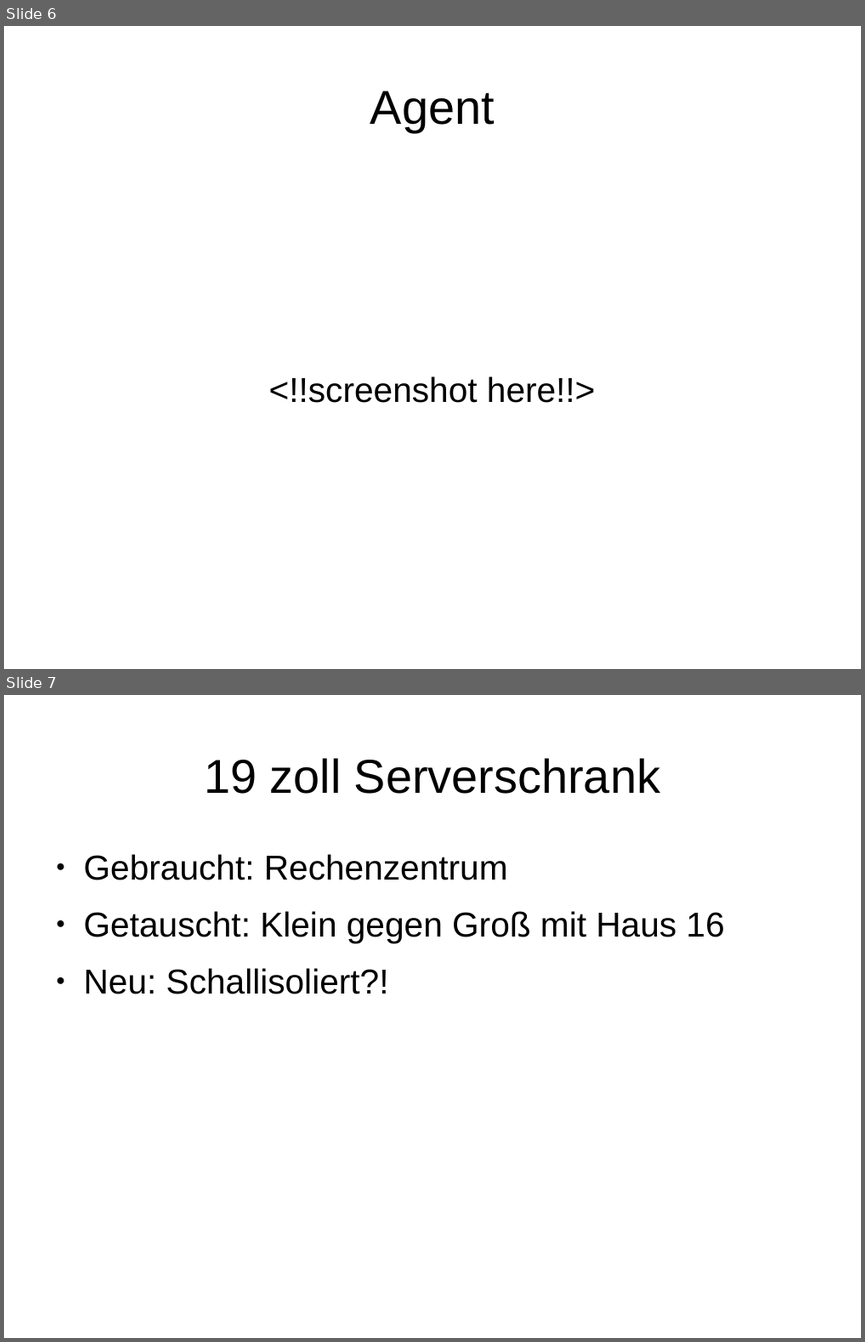
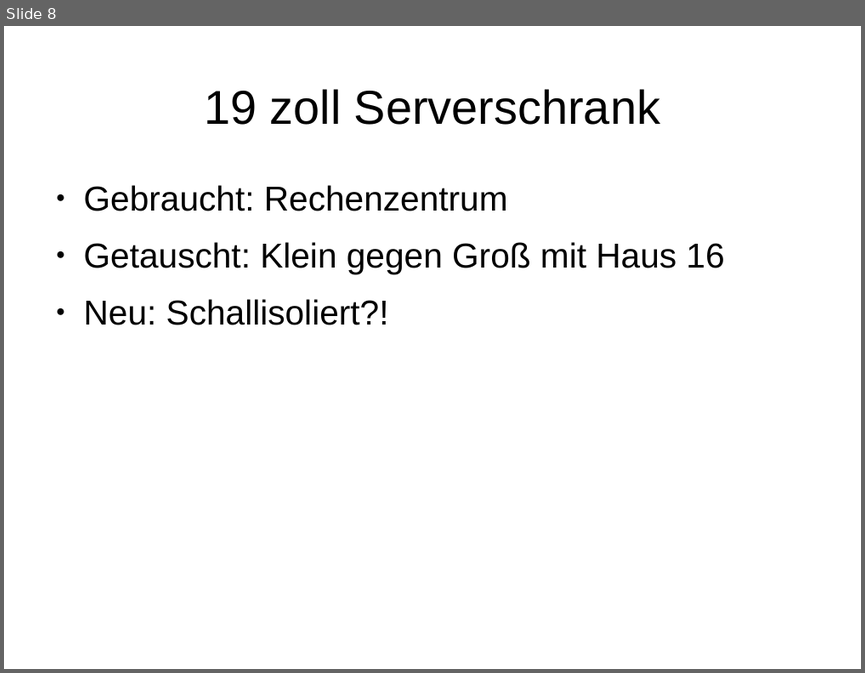
Before and after one commit to benf/trashbin, a slide deck: labor/presentation.odp. Shown one above the other, each under a label of ours: slides 6 and 7 before the commit, slide 8 after it. The pictures are 865x1342 and 865x673 pixels, drawn with LibreOffice and Linux fonts; fonts in the diff are those of the drawing. Boxes give left, top, right and bottom in pixels: in the first picture for what was removed or moved away, otherwise in the second. Text is boxed around its words. In the diff, an @@ line names an element or a change of style, - is before the commit and + after.

Commit message:
presentation fw: add agent screenshot & code listing

```diff
--- a/labor/presentation.odp
+++ b/labor/presentation.odp
@@ slide 6 removed at <box>4,26,861,669</box>, background #FFFFFF @@
@@ title removed at <box>370,91,494,132</box> @@
-Agent
@@ subtitle removed at <box>269,376,596,403</box> @@
-<!!screenshot here!!>
@@ what was slide 7 is now slide 8 @@
```
Also in this commit, not shown: 3 slides changed, 3 slides added, 1 other slide removed.
